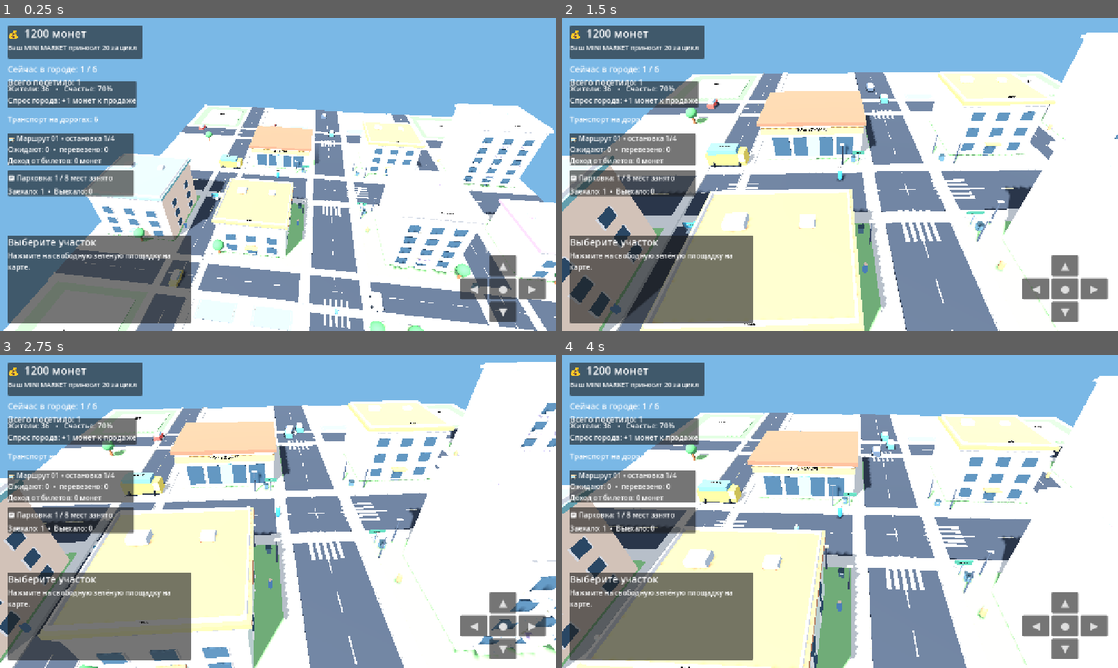
Above: before the commit, frames 1-4 (two rows, left to right).
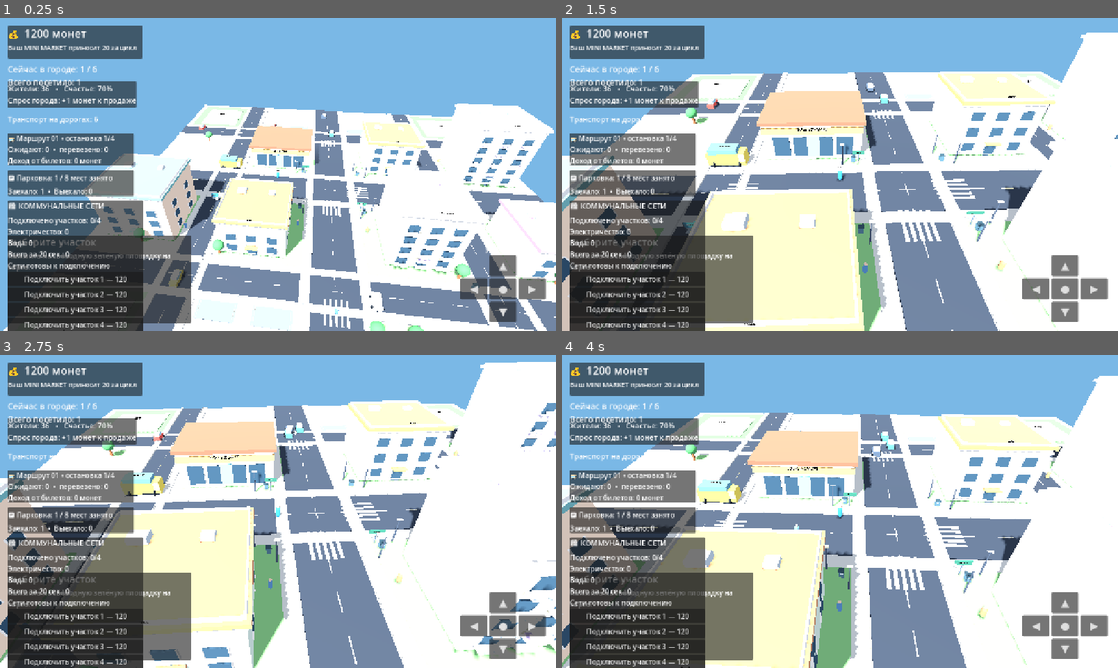
Above: after the commit, the same moments.

Repository: uchihabaha05-del/MINI-WORLD-TYCOON
Game: Godot game, scene res://scenes/Main.tscn
Same seed, same stepped clock (60 frames per second), same inputs: the game is played once before the commit and once after it.
Inputs (mouse positions are in pixels of both pictures, inside the frame that each line leads up to):
- Up to frame 1 (0.25 s): no input
- Up to frame 2 (1.5 s): move the mouse to (962, 158) at 0.52 s; hold D 0.53-1.28 s; click (962, 158) at 0.67 s; move the mouse to (728, 190) at 1.27 s; hold S from 1.28 s (still down)
- Up to frame 3 (2.75 s): move the mouse to (333, 442) at 2.02 s; release S at 2.03 s; hold D from 2.03 s (still down)
- Up to frame 4 (4 s): move the mouse to (812, 574) at 2.77 s; release D at 2.78 s; hold W 2.78-3.53 s; click (812, 574) at 2.92 s; move the mouse to (1006, 558) at 3.52 s; hold A from 3.53 s (still down)

The runs differ from the first frame. In frame 1, 9.9% of the frame differs, in the area x 1-26%, y 58-100%; in frame 2, 9.1%; in frame 3, 9.6%; in frame 4, 9.7%.

Commit message:
Attach city utilities to main scene

Diff:
--- a/scenes/Main.tscn
+++ b/scenes/Main.tscn
@@ -8,6 +8,7 @@
 [ext_resource type="Script" path="res://scripts/city_traffic.gd" id="6_traffic"]
 [ext_resource type="Script" path="res://scripts/public_transport.gd" id="7_transit"]
 [ext_resource type="Script" path="res://scripts/parking_system.gd" id="8_parking"]
+[ext_resource type="Script" path="res://scripts/city_utilities.gd" id="9_utilities"]
 
 [sub_resource type="Environment" id="Environment_City"]
 background_mode = 1
@@ -41,6 +42,9 @@
 [node name="ParkingSystem" type="Node3D" parent="."]
 script = ExtResource("8_parking")
 
+[node name="CityUtilities" type="Node3D" parent="."]
+script = ExtResource("9_utilities")
+
 [node name="WorldEnvironment" type="WorldEnvironment" parent="."]
 environment = SubResource("Environment_City")
 
Not shown: 1 places in scenes/Main.tscn that only renumber resources
